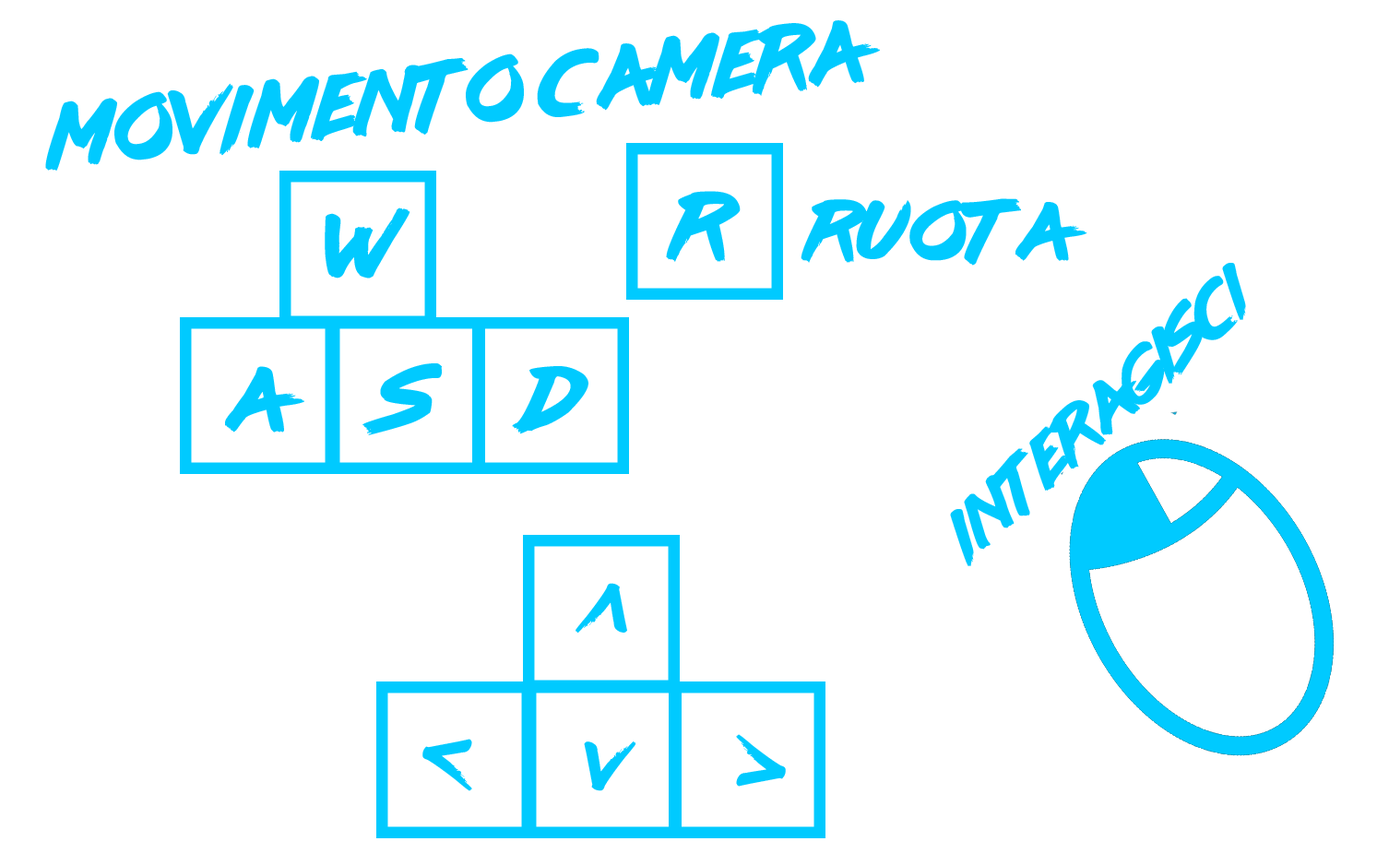
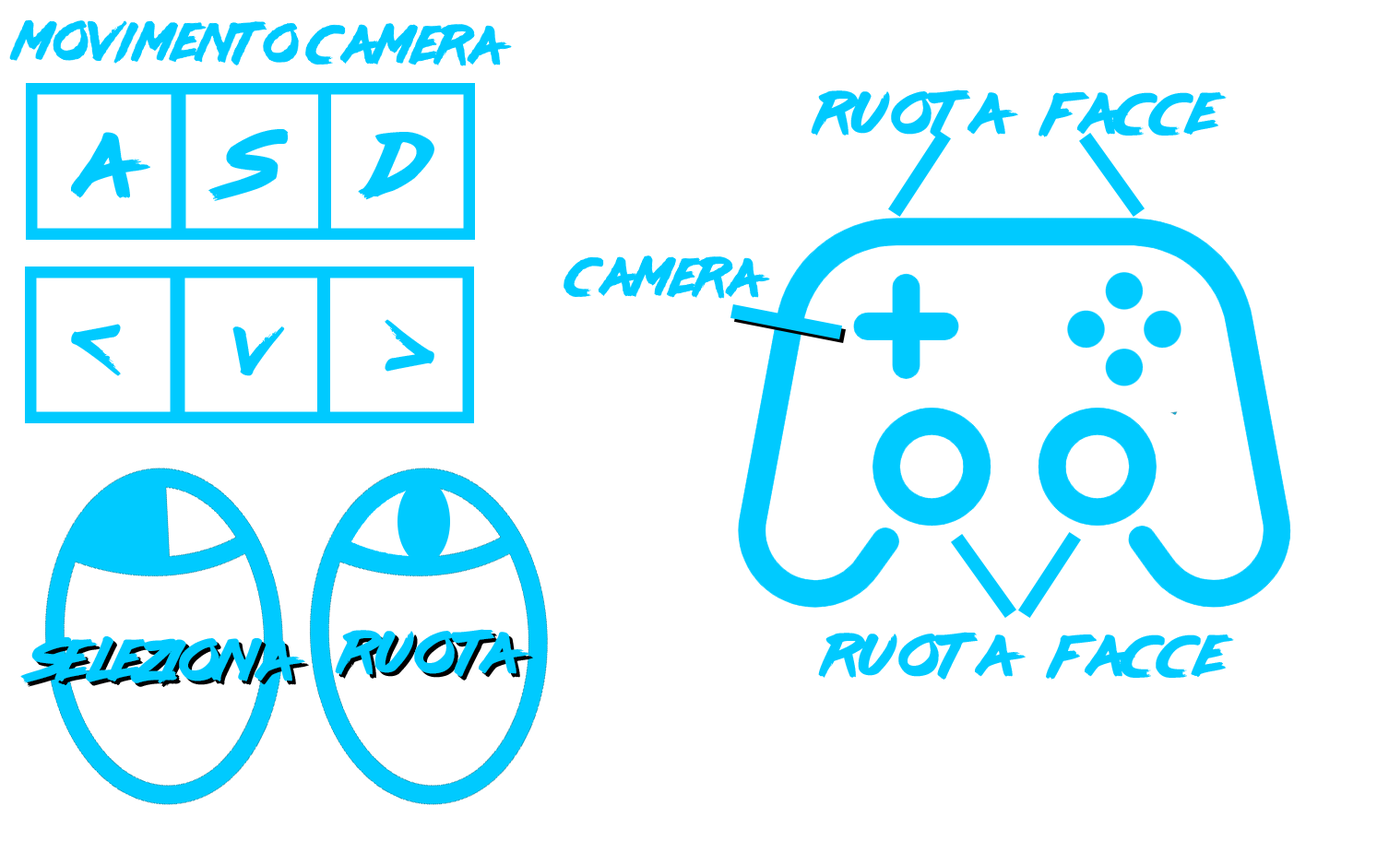
Before/after of a 1377 x 865 layered artwork. What changed in the layer stack:
removed layer "MOVIMENTO CAMERA" over 45, 20, 880, 171
removed layer "INTERAGISCI" over 950, 262, 1247, 567
added layer "Livello 1" above "Ellipse 1" over 737, 217, 1292, 608
painted on "RUOTA" over 334, 198, 1088, 677
removed layer "887885_computer_512x512" over 1059, 411, 1335, 757
removed layer "Rectangle 1 copia 8" over 626, 142, 784, 300
removed layer "Rectangle 1 copia 7" over 522, 534, 680, 692
removed layer "Rectangle 1 copia 6" over 668, 681, 826, 839
removed layer "Rectangle 1 copia 5" over 524, 681, 682, 839
removed layer "Rectangle 1 copia 4" over 376, 681, 534, 839
added layer "Livello 2" above "SELEZIONA" over 308, 466, 549, 807
renamed "W" to "SELEZIONA", painted on it over 20, 207, 411, 684
removed layer "S" over 362, 363, 442, 436
added layer "Forma 1 copia 3" above "Forma 1 copia 2" over 888, 130, 951, 217
added layer "Forma 1 copia 2" above "Forma 1 copia" over 1079, 132, 1145, 217
added layer "Forma 1" above "Livello 4" over 950, 534, 1017, 618
renamed "A" to "Livello 4", painted on it over 225, 89, 1227, 433
removed layer "Rectangle 1 copia 3" over 279, 170, 437, 328
removed layer "Rectangle 1 copia 2" over 472, 317, 630, 475
removed layer "Rectangle 1 copia" over 328, 317, 486, 475
removed layer "Rectangle 1" over 179, 317, 337, 475
added layer "Ruota Facce" above "Livello 3" over 818, 631, 1235, 680
added layer "Livello 3" above "Livello 0" over 563, 254, 771, 299
added layer "Livello 0" over 9, 19, 1178, 807
…and 9 more changes (3 added, 6 removed)
